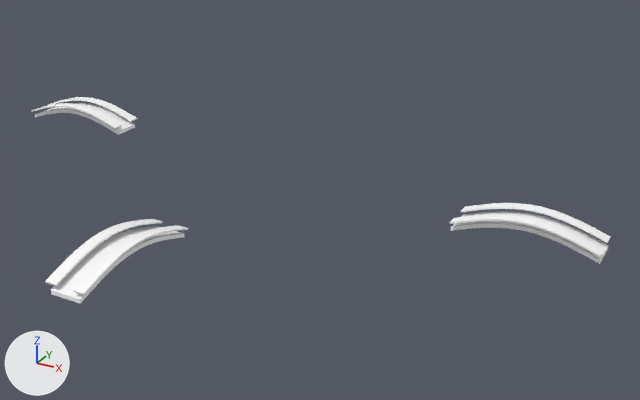
Before and after pictures for a commit that changed the glTF model cf2_col_bridges.glb.
Rendered twice from a 50 mm camera at (18.9, -52.6, 36.9) aimed at (-19.6, 17.4, 1.9). The lights are fixed; the arrows at lower left show +X, +Y and +Z. The first picture is the older version. Vertices at exactly the same position are counted once.

Names of what the first picture shows: 'cf2_col_bridges'.
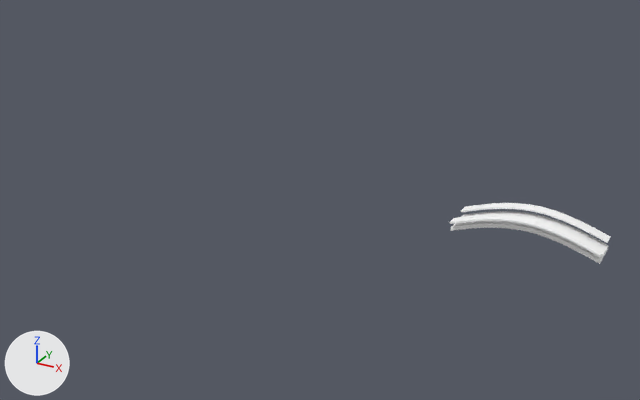
Pixel boxes (x1, y1, x2, y2) of what changed, in the pictures (640 x 400 px):
'cf2_col_bridges', reshaped (72% narrower, 70% shorter): before (31, 97, 611, 304); after (449, 203, 611, 264)
part 1 of me_cf2_col_bridges, deleted: before (31, 97, 188, 304)

Patch to the scene script:
```diff
--- a/cf2_col_bridges.glb.py
+++ b/cf2_col_bridges.glb.py
@@ me_cf2_col_bridges @@
 # used by ob_cf2_col_bridges; location = (0.0, 0.0, 0.0)
-me_cf2_col_bridges.from_pydata(...)  # 852 vertices, 1434 faces; spans x -67.0..7.0, y -7.0..30.1, z 0.2..2.9
+me_cf2_col_bridges.from_pydata(...)  # 284 vertices, 478 faces; spans x -7.0..7.0, y 19.9..24.1, z 0.2..2.9
+# me_cf2_col_bridges part 1: 58 loose pieces with 568 vertices, spanning x -67.0..-27.9, y -7.0..30.1, z 0.2..2.9, are deleted
 me_cf2_col_bridges.materials.append(mat_col)
```
